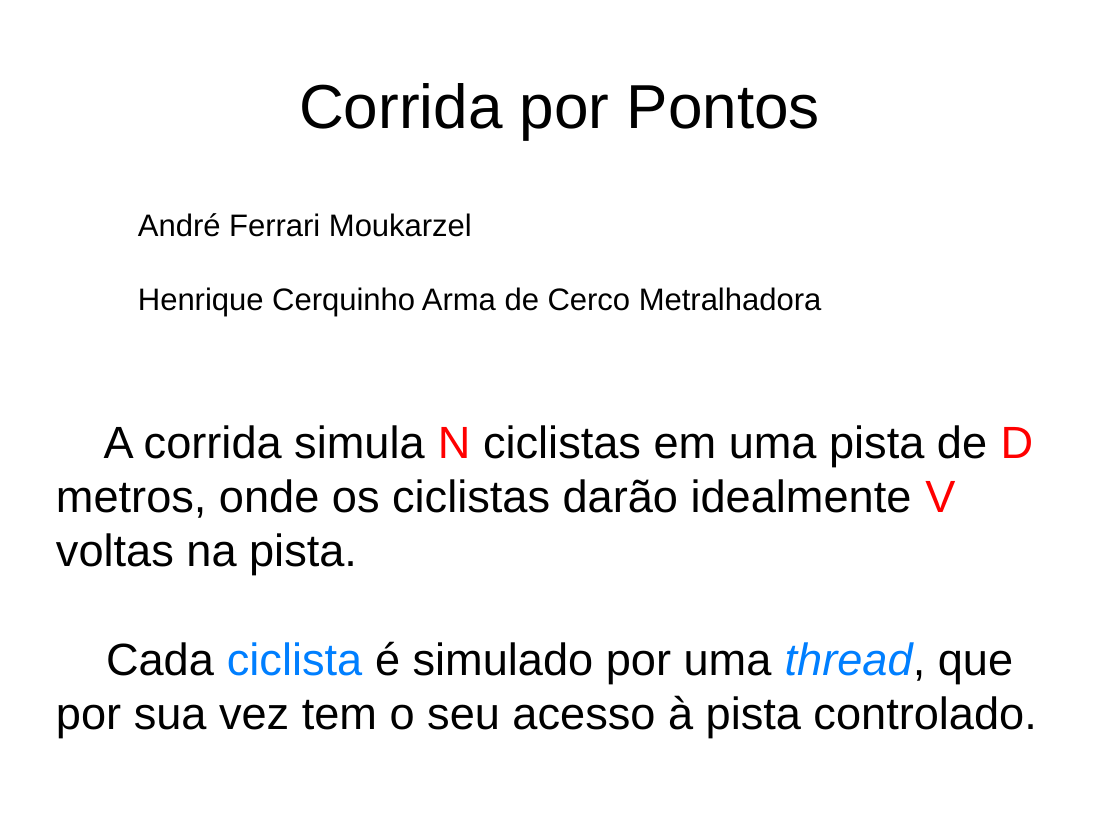
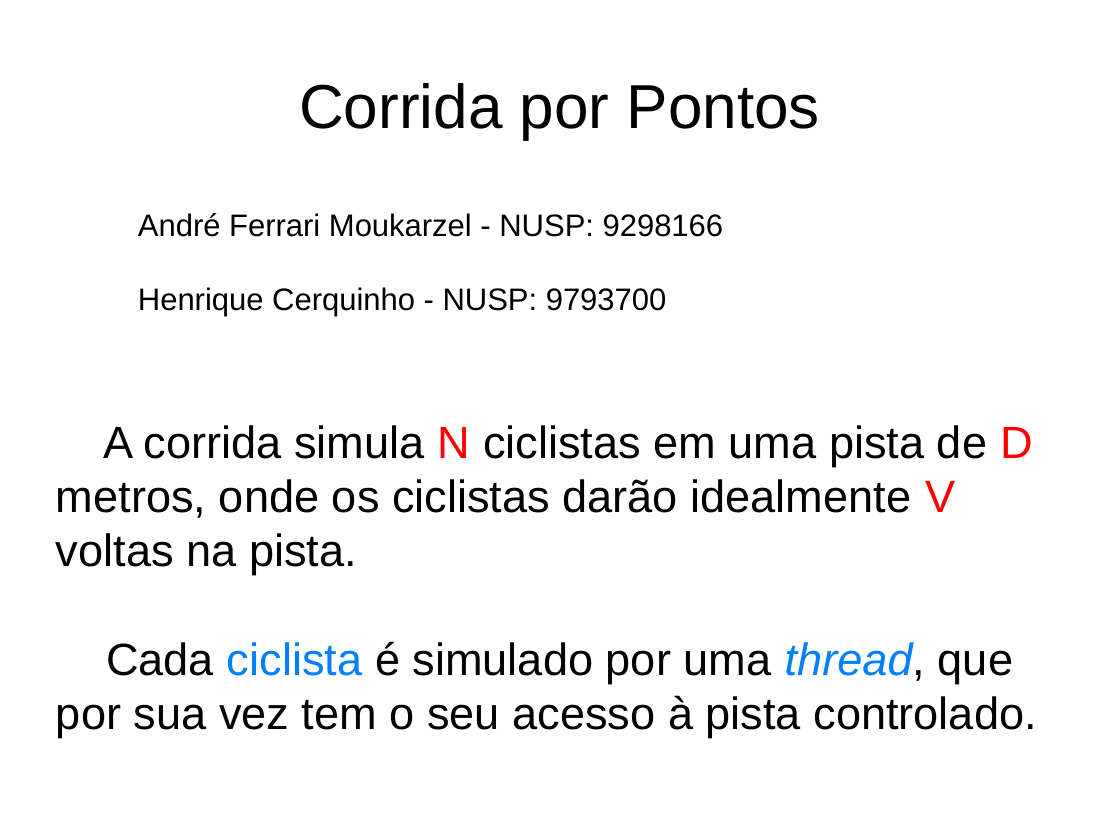
Before and after one commit to AndreMoukarzel/SO, a slide deck: slide 1 of EP2/Apresentação.odp. Drawn at 1120x840 pixels with LibreOffice and Linux fonts; fonts in the diff are those of the drawing; background and template pictures are left out. Boxes give left, top, right and bottom in pixels: in the first picture for what was removed or moved away, otherwise in the second. Text is boxed around its words. In the diff, an @@ line names an element or a change of style, - is before the commit and + after.

```diff
--- a/EP2/Apresentação.odp
+++ b/EP2/Apresentação.odp
@@ text at box(138, 213, 724, 316): text changed @@
-André Ferrari Moukarzel
-Henrique Cerquinho Arma de Cerco Metralhadora
+André Ferrari Moukarzel - NUSP: 9298166
+Henrique Cerquinho - NUSP: 9793700
```
Also in this commit, not shown: 2 slides added, 1 slide removed.
